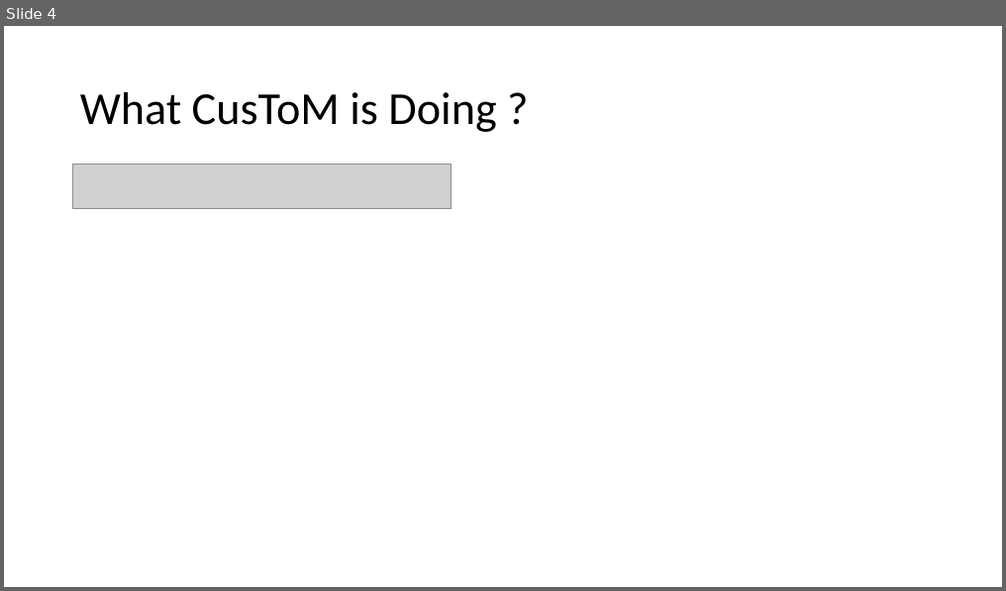
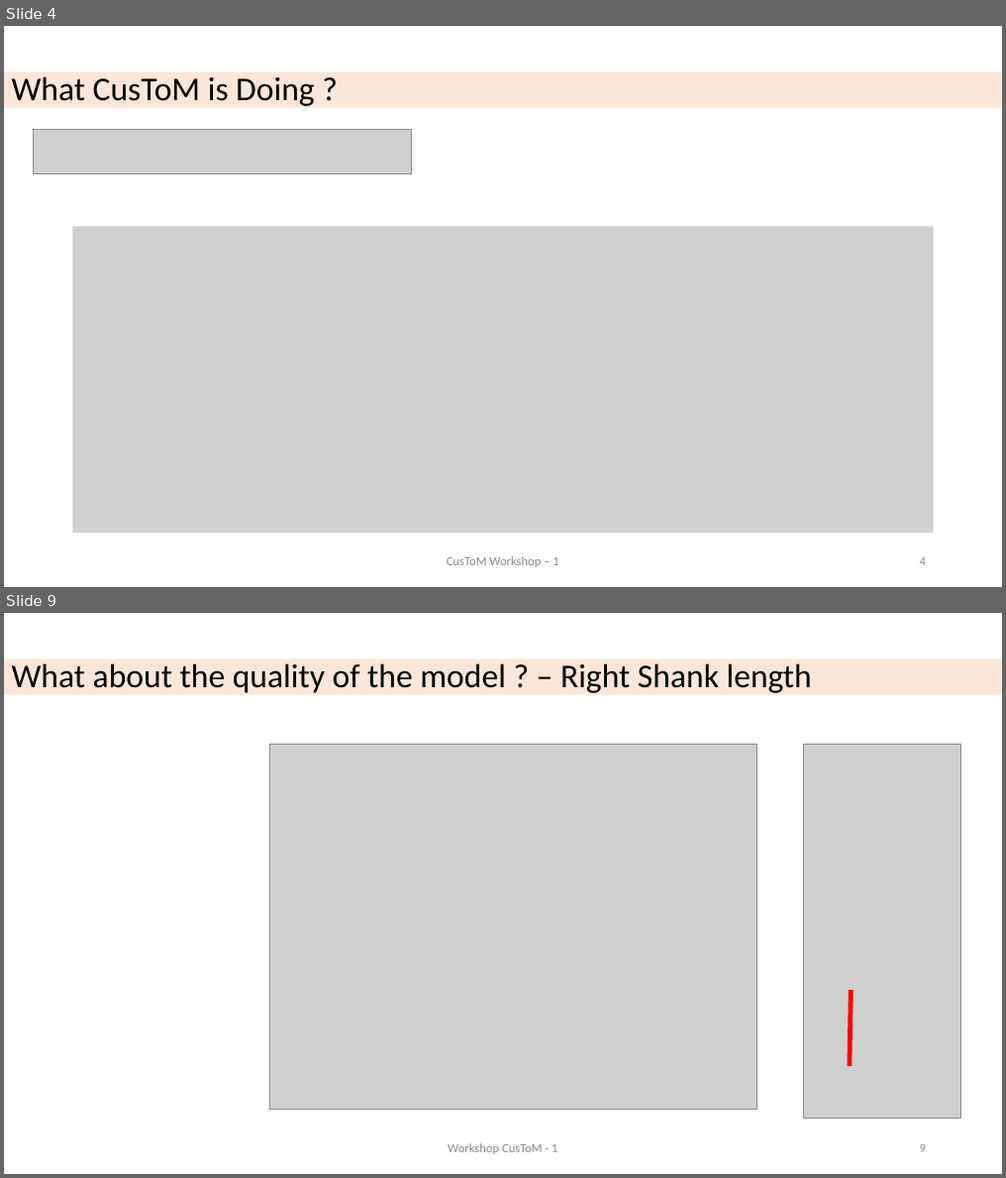
Before and after one commit to cpontonn/CusToM-Workshop, a slide deck: 1_KINEMATICS_AND_GEOMETRICAL_CALIBRATION.pptx. Shown one above the other, each under a label of ours: slide 4 before the commit, slides 4 and 9 after it; the slides between them are not shown. The pictures are 1006x591 and 1006x1178 pixels, drawn with LibreOffice and Linux fonts; fonts in the diff are those of the drawing; grey boxes stand for pictures. Boxes give left, top, right and bottom in pixels: in the first picture for what was removed or moved away, otherwise in the second. Text is boxed around its words. In the diff, an @@ line names an element or a change of style, - is before the commit and + after.

```diff
--- a/1_KINEMATICS_AND_GEOMETRICAL_CALIBRATION.pptx
+++ b/1_KINEMATICS_AND_GEOMETRICAL_CALIBRATION.pptx
@@ slide 9 added at (4, 613, 1002, 1174), background #FFFFFF @@
@@ title added at (4, 659, 1002, 694), fill #ED7D31 at 18% opacity, 32 pt, text #000000 @@
+What about the quality of the model ? – Right Shank length
@@ picture added at (269, 745, 757, 1109) @@
@@ picture added at (804, 745, 960, 1119) @@
@@ line added from (850, 990) to (849, 1066), #FF0000 4.5 pt @@
@@ text added at (448, 1144, 557, 1155), 12 pt, text #8C8C8C @@
+Workshop CusToM - 1
@@ page number added at (920, 1145, 926, 1153), 12 pt, text #8C8C8C @@
+9
@@ slide 4 changed as well @@
@@ title "What CusToM is Doing ?": place and size @@
-title "What CusToM is Doing ?" at (80, 92, 496, 132)
+title "What CusToM is Doing ?" at (4, 72, 1002, 107)
@@ title "What CusToM is Doing ?" at (4, 72, 1002, 107): size 44 to 32 pt; fill none to #ED7D31 at 18% opacity @@
@@ picture: place and size @@
-picture at (73, 165, 450, 209)
+picture at (33, 129, 411, 174)
@@ picture added at (73, 227, 934, 534) @@
@@ text added at (447, 557, 558, 568), 12 pt, text #8C8C8C @@
+CusToM Workshop – 1
@@ page number added at (920, 558, 926, 566), 12 pt, text #8C8C8C @@
+4
```
Also in this commit, not shown: 4 other slides changed, 14 other slides added, 5 slides removed, 57 other files.
